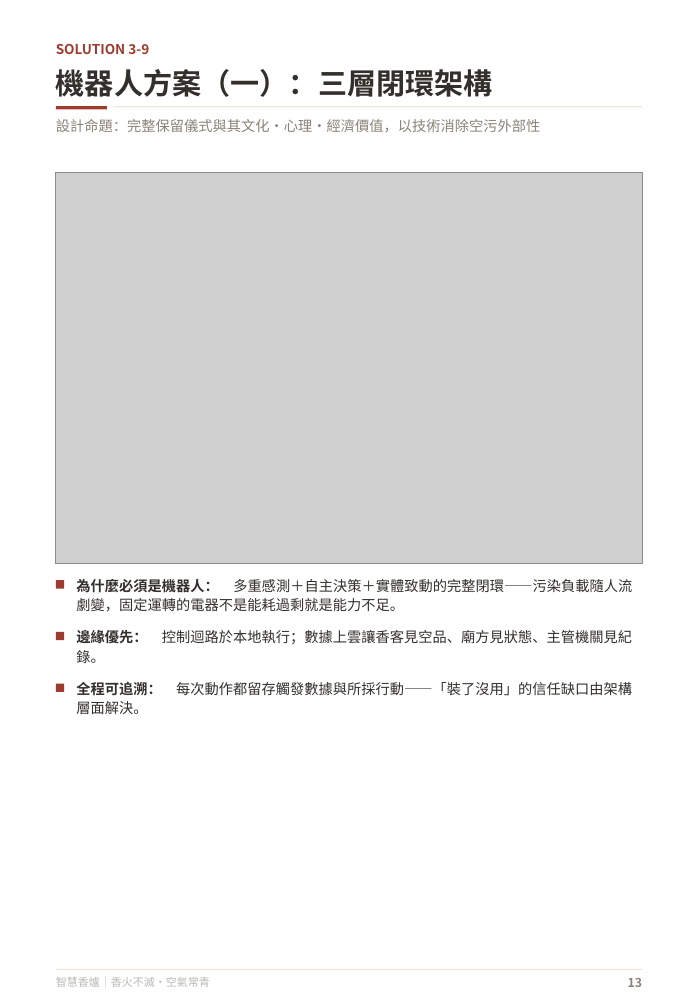
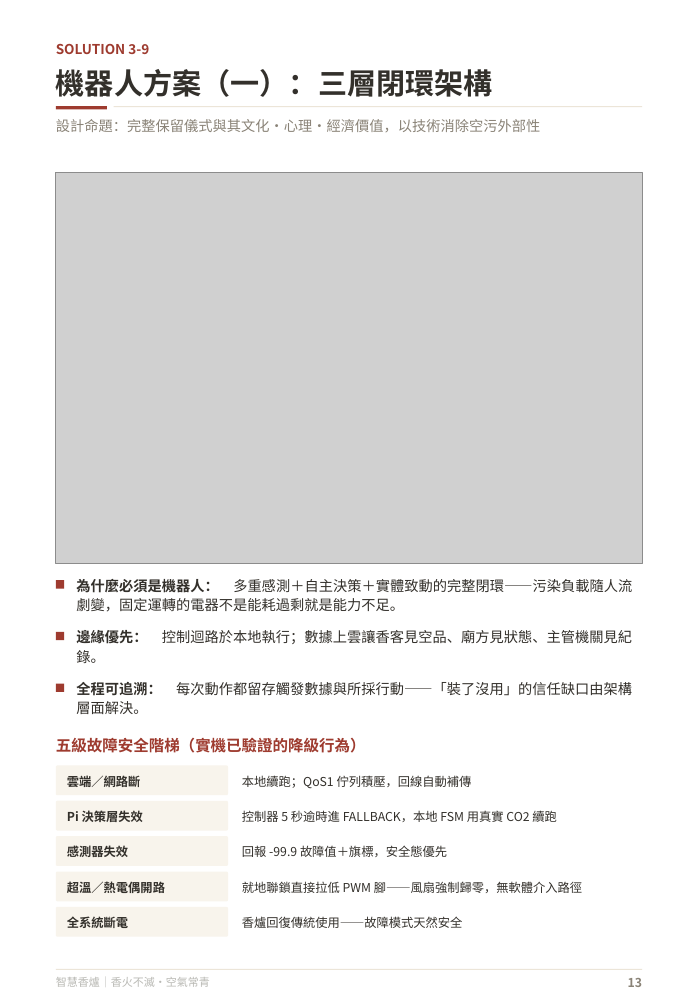
Before and after one commit to feihong9487/WRO2026, a slide deck: slide 14 of 簡報/未來新創家＿高中職組_v3.pptx. Drawn at 698x1008 pixels with LibreOffice and Linux fonts; fonts in the diff are those of the drawing; grey boxes stand for pictures. Boxes give left, top, right and bottom in pixels: in the first picture for what was removed or moved away, otherwise in the second. Text is boxed around its words. In the diff, an @@ line names an element or a change of style, - is before the commit and + after.

```diff
--- a/簡報/未來新創家＿高中職組_v3.pptx
+++ b/簡報/未來新創家＿高中職組_v3.pptx
@@ text added at [56, 738, 366, 753], 12 pt, text #9E3B2F, bold @@
+五級故障安全階梯（實機已驗證的降級行為）
@@ rounded rectangle added at [56, 765, 228, 795], fill #F8F4EC @@
@@ text added at [67, 775, 141, 787], 9.5 pt, text #33302B, bold @@
+雲端／網路斷
@@ text added at [242, 775, 472, 789], 9.5 pt, text #33302B @@
+本地續跑；QoS1 佇列積壓，回線自動補傳
@@ rounded rectangle added at [56, 800, 228, 830], fill #F8F4EC @@
@@ rounded rectangle added at [56, 836, 228, 866], fill #F8F4EC @@
@@ text added at [67, 810, 143, 822], 9.5 pt, text #33302B, bold @@
+Pi 決策層失效
@@ text added at [242, 810, 557, 822], 9.5 pt, text #33302B @@
+控制器 5 秒逾時進 FALLBACK，本地 FSM 用真實 CO2 續跑
@@ text added at [67, 845, 128, 857], 9.5 pt, text #33302B, bold @@
+感測器失效
@@ text added at [242, 845, 447, 857], 9.5 pt, text #33302B @@
+回報 -99.9 故障值＋旗標，安全態優先
@@ rounded rectangle added at [56, 871, 228, 901], fill #F8F4EC @@
@@ text added at [67, 881, 165, 893], 9.5 pt, text #33302B, bold @@
+超溫／熱電偶開路
@@ text added at [242, 881, 582, 893], 9.5 pt, text #33302B @@
+就地聯鎖直接拉低 PWM 腳——風扇強制歸零，無軟體介入路徑
@@ rounded rectangle added at [56, 906, 228, 936], fill #F8F4EC @@
@@ text added at [67, 916, 128, 928], 9.5 pt, text #33302B, bold @@
+全系統斷電
@@ text added at [242, 916, 463, 928], 9.5 pt, text #33302B @@
+香爐回復傳統使用——故障模式天然安全
```
Also in this commit, not shown: 3 other slides changed, 2 other files.
